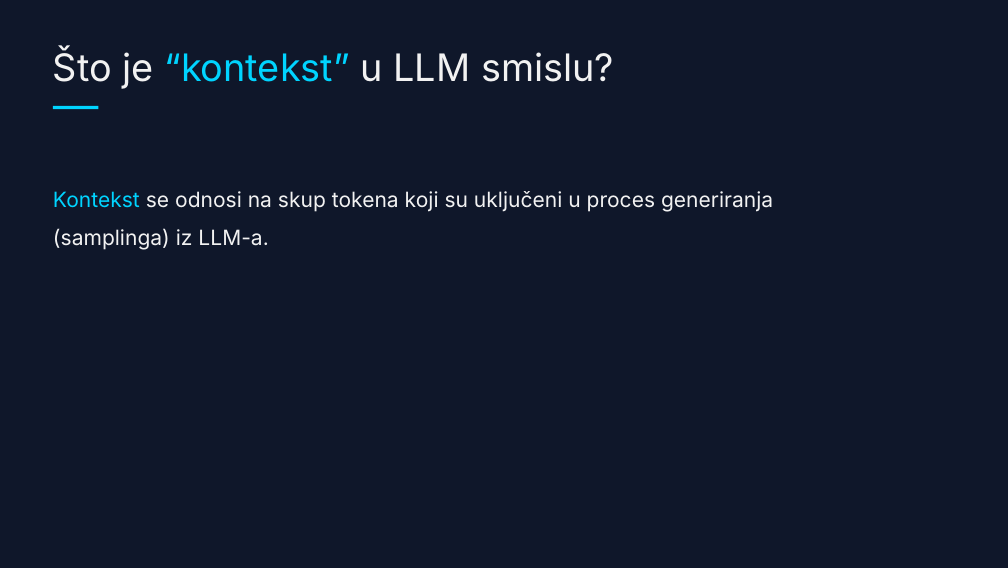
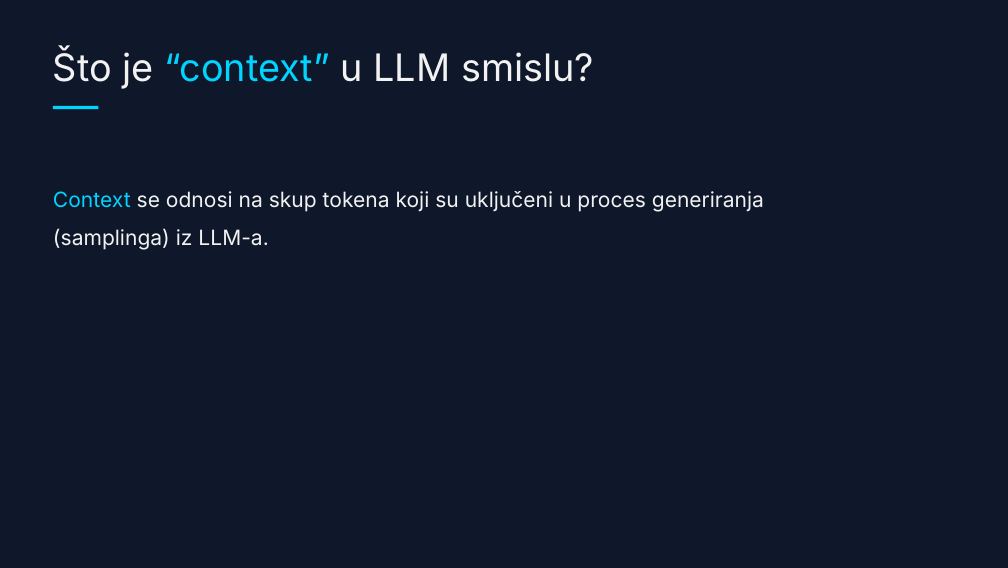
Before and after one commit to doksara/debug-presentation, a slide deck: slide 5 of frontend-arhitektura--dark-tech-with-fsd.pptx (slide 8 before the commit). Drawn at 1008x568 pixels with LibreOffice and Linux fonts; fonts in the diff are those of the drawing. Boxes give left, top, right and bottom in pixels: in the first picture for what was removed or moved away, otherwise in the second. Text is boxed around its words. In the diff, an @@ line names an element or a change of style, - is before the commit and + after.

```diff
--- a/frontend-arhitektura--dark-tech-with-fsd.pptx
+++ b/frontend-arhitektura--dark-tech-with-fsd.pptx
@@ text at [53, 49, 594, 89]: text changed @@
-Što je “kontekst” u LLM smislu?
+Što je “context” u LLM smislu?
@@ text at [53, 191, 764, 250]: text changed @@
-Kontekst se odnosi na skup tokena koji su uključeni u proces generiranja (samplinga) iz LLM-a.
+Context se odnosi na skup tokena koji su uključeni u proces generiranja (samplinga) iz LLM-a.
```
Also in this commit, not shown: 8 other slides changed, 9 slides added, 6 slides removed, 5 other files.
